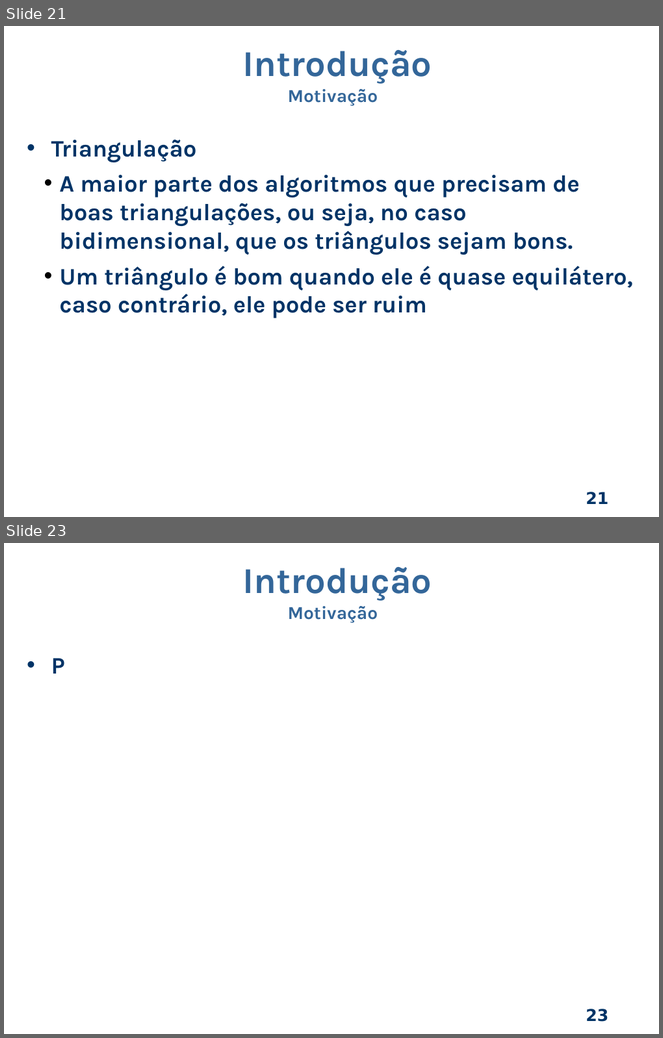
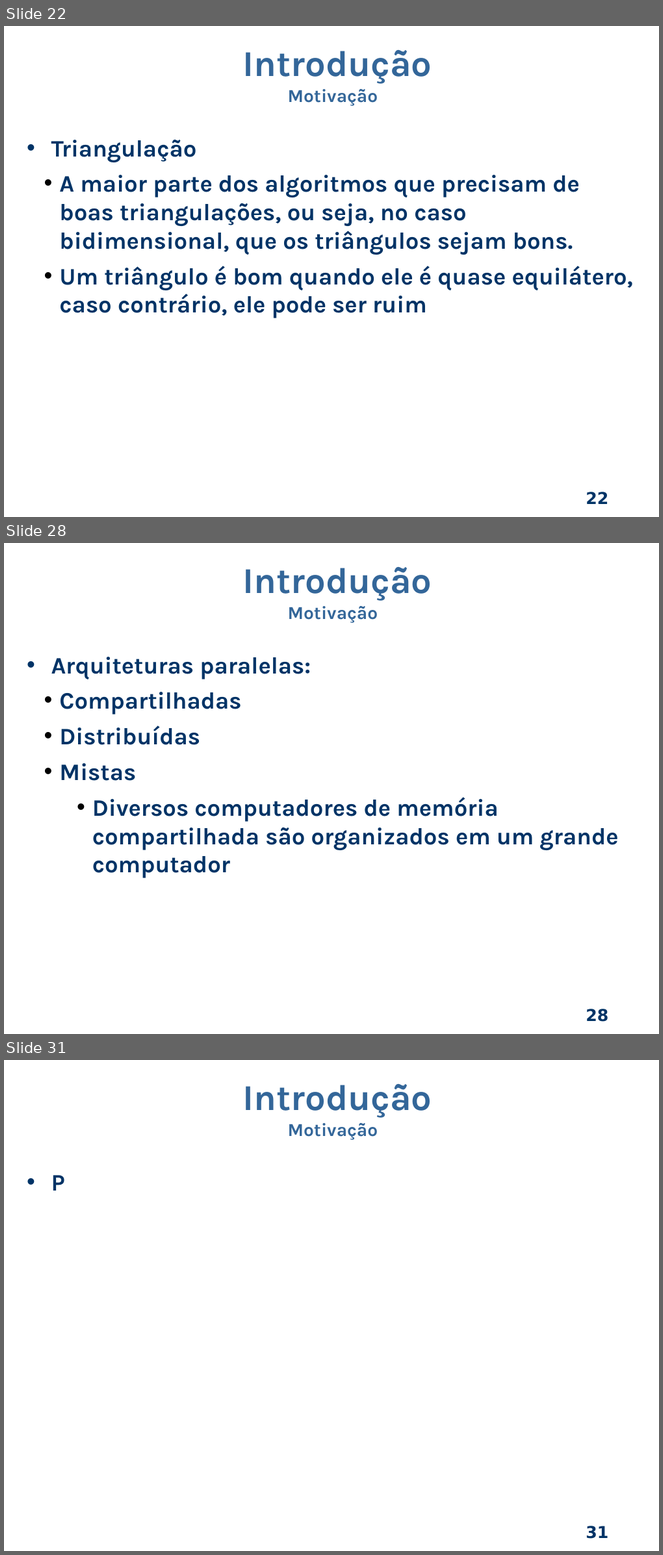
Before and after one commit to dant25/pre-proposta, a slide deck: apresentação/Apresentacao pre.odp. Shown one above the other, each under a label of ours: slides 21 and 23 before the commit, slides 22, 28 and 31 after it; the slides between them are not shown. The pictures are 663x1038 and 663x1555 pixels, drawn with LibreOffice and Linux fonts; fonts in the diff are those of the drawing; background and template pictures are left out. Boxes give left, top, right and bottom in pixels: in the first picture for what was removed or moved away, otherwise in the second. Text is boxed around its words. In the diff, an @@ line names an element or a change of style, - is before the commit and + after.

```diff
--- a/apresentação/Apresentacao pre.odp
+++ b/apresentação/Apresentacao pre.odp
@@ slide 28 added at [4, 543, 659, 1034], background picture (left out); not listed: 1 template element that a slide beside it also shows @@
@@ text added at [243, 567, 432, 623], 40 pt, text #336699, bold @@
+Introdução
+Motivação
@@ text added at [51, 657, 619, 878], 26 pt, text #003366, bold @@
+• Arquiteturas paralelas:
+  • Compartilhadas
+  • Distribuídas
+  • Mistas
+    • Diversos computadores de memória compartilhada são organizados em um grande computador
@@ what was slide 21 is now slide 22 @@
@@ page number at [586, 492, 608, 504]: text changed @@
-21
+22
@@ what was slide 23 is now slide 31 @@
@@ page number at [586, 1526, 608, 1539]: text changed @@
-23
+31
```
Also in this commit, not shown: 3 slides changed, 6 other slides added, 4 other files.
